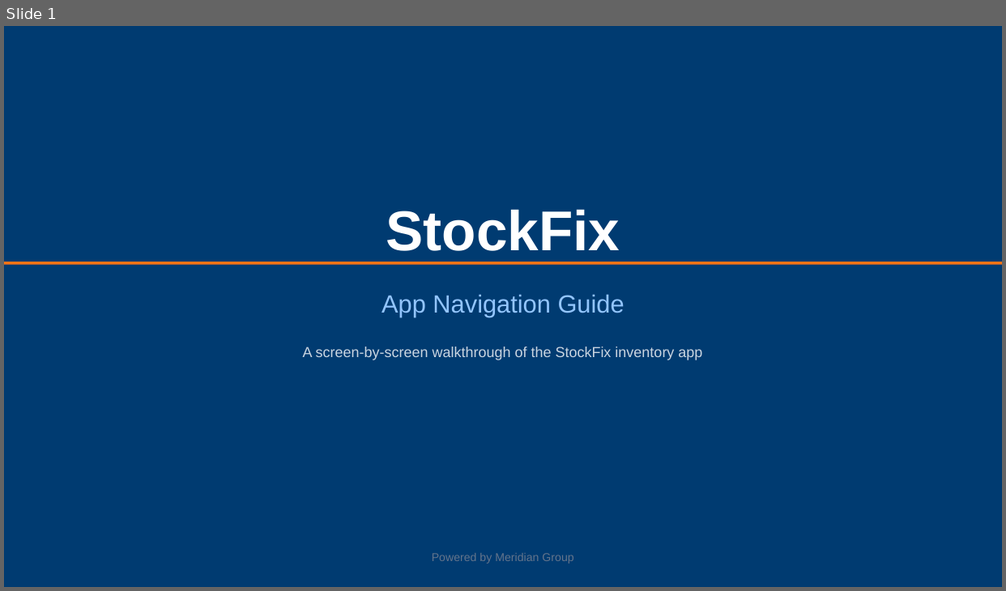
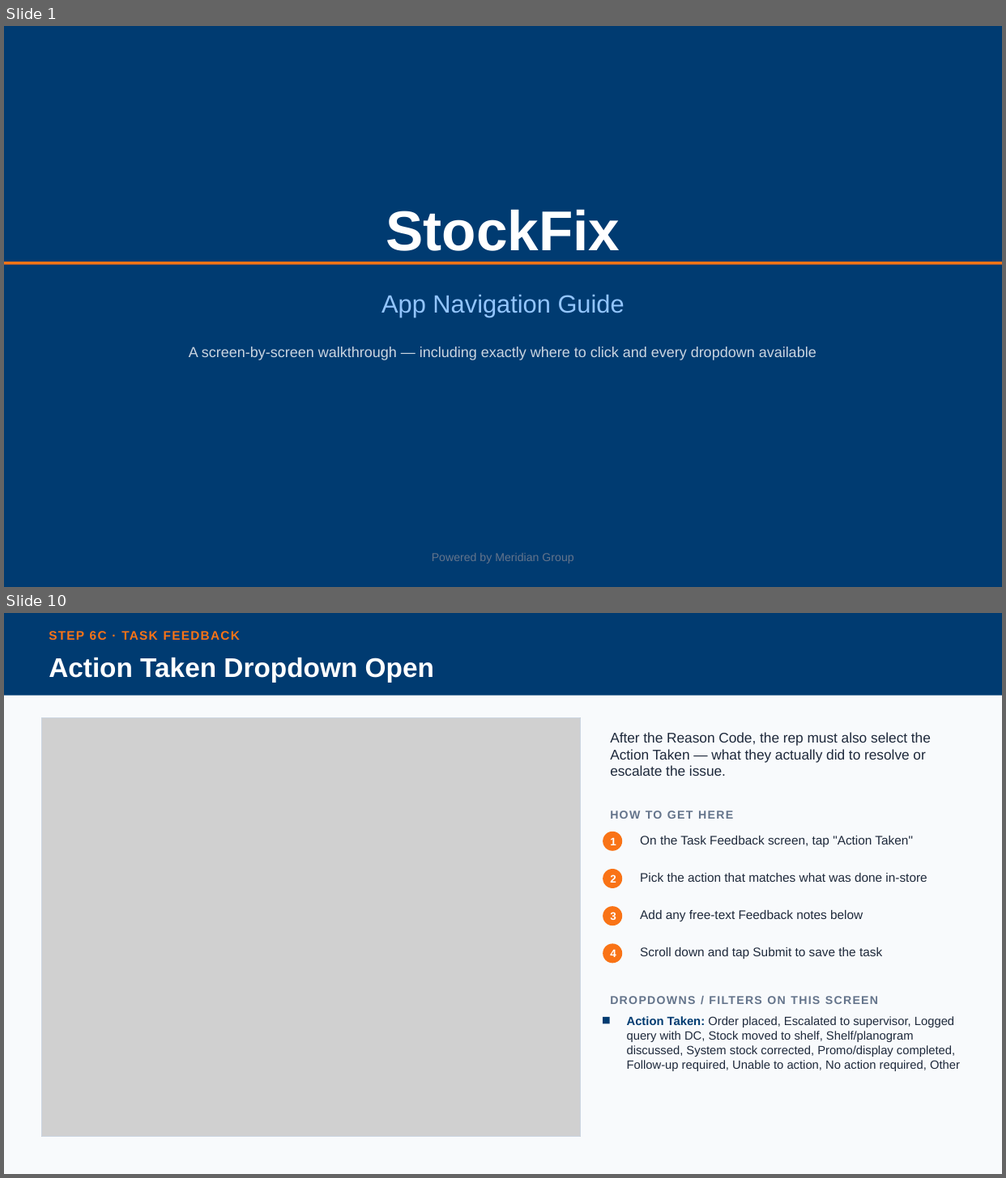
Before and after one commit to cpillay2404/Stockfix, a slide deck: screenshots/StockFix_Navigation_Guide.pptx. Shown one above the other, each under a label of ours: slide 1 before the commit, slides 1 and 10 after it; the slides between them are not shown. The pictures are 1006x591 and 1006x1178 pixels, drawn with LibreOffice and Linux fonts; fonts in the diff are those of the drawing; grey boxes stand for pictures. Boxes give left, top, right and bottom in pixels: in the first picture for what was removed or moved away, otherwise in the second. Text is boxed around its words. In the diff, an @@ line names an element or a change of style, - is before the commit and + after.

```diff
--- a/screenshots/StockFix_Navigation_Guide.pptx
+++ b/screenshots/StockFix_Navigation_Guide.pptx
@@ slide 10 added at bbox=[4, 613, 1002, 1174], background #F8FAFC @@
@@ rectangle added at bbox=[4, 613, 1002, 696], fill #003B71 @@
@@ text added at bbox=[49, 631, 240, 640], 12 pt, text #F97316, bold @@
+STEP 6C · TASK FEEDBACK
@@ text added at bbox=[49, 657, 434, 683], 26 pt, text #FFFFFF, bold @@
+Action Taken Dropdown Open
@@ picture added at bbox=[41, 717, 581, 1137] @@
@@ rectangle added at bbox=[41, 717, 581, 1137], outline #CBD5E1 1 pt @@
@@ text added at bbox=[610, 732, 931, 776], 13.5 pt, text #1E293B @@
+After the Reason Code, the rep must also select the Action Taken — what they actually did to resolve or escalate the issue.
@@ text added at bbox=[610, 811, 733, 819], 11 pt, text #64748B, bold @@
+HOW TO GET HERE
@@ ellipse added at bbox=[603, 832, 622, 851], fill #F97316 @@
@@ text added at bbox=[610, 837, 616, 845], 10.5 pt, text #FFFFFF, bold @@
+1
@@ text added at bbox=[640, 836, 912, 847], 12 pt, text #1E293B @@
+On the Task Feedback screen, tap "Action Taken"
@@ ellipse added at bbox=[603, 869, 622, 888], fill #F97316 @@
@@ text added at bbox=[610, 875, 616, 883], 10.5 pt, text #FFFFFF, bold @@
+2
@@ text added at bbox=[640, 873, 927, 882], 12 pt, text #1E293B @@
+Pick the action that matches what was done in-store
@@ ellipse added at bbox=[603, 906, 622, 926], fill #F97316 @@
@@ text added at bbox=[610, 912, 616, 920], 10.5 pt, text #FFFFFF, bold @@
+3
@@ text added at bbox=[640, 910, 863, 922], 12 pt, text #1E293B @@
+Add any free-text Feedback notes below
@@ ellipse added at bbox=[603, 944, 622, 964], fill #F97316 @@
@@ text added at bbox=[610, 950, 616, 957], 10.5 pt, text #FFFFFF, bold @@
+4
@@ text added at bbox=[640, 948, 882, 959], 12 pt, text #1E293B @@
+Scroll down and tap Submit to save the task
@@ text added at bbox=[610, 996, 878, 1004], 11 pt, text #64748B, bold @@
+DROPDOWNS / FILTERS ON THIS SCREEN
@@ rectangle added at bbox=[603, 1017, 610, 1024], fill #003B71 @@
@@ text added at bbox=[627, 1016, 960, 1071], 11.5 pt, text #1E293B @@
+Action Taken: Order placed, Escalated to supervisor, Logged query with DC, Stock moved to shelf, Shelf/planogram discussed, System stock corrected, Promo/display completed, Follow-up required, Unable to action, No action required, Other
@@ slide 1 changed as well @@
@@ text at bbox=[189, 347, 816, 361]: text changed @@
-A screen-by-screen walkthrough of the StockFix inventory app
+A screen-by-screen walkthrough — including exactly where to click and every dropdown available
```
Also in this commit, not shown: 8 other slides changed, 6 other slides added, 2 slides removed, 8 other files.
